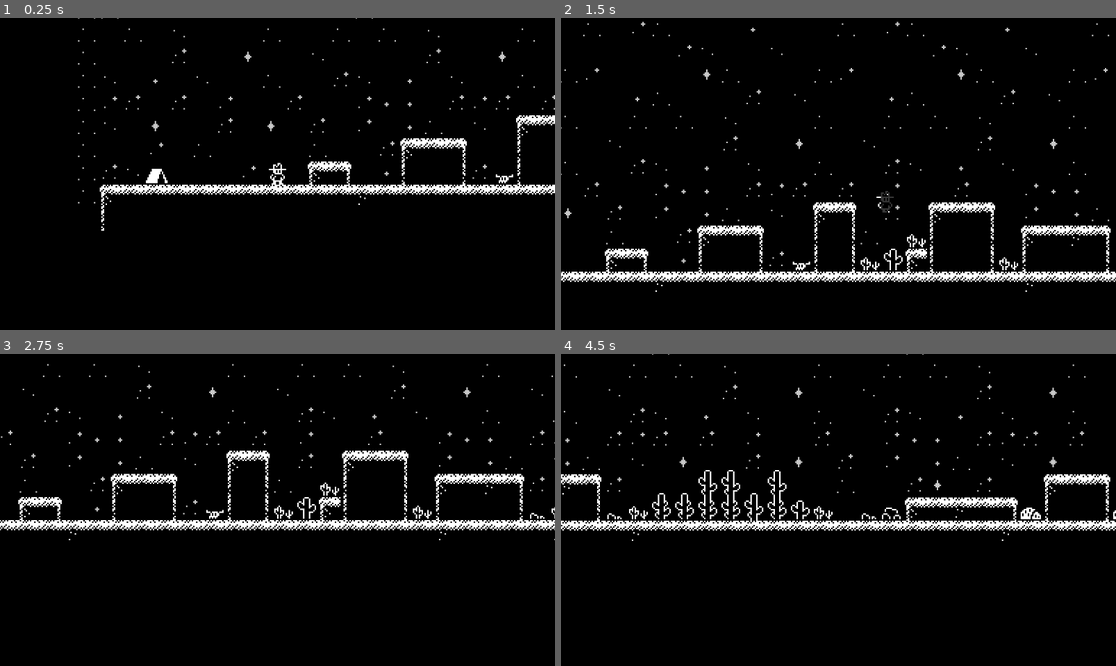
Above: before the commit, frames 1-4 (two rows, left to right).
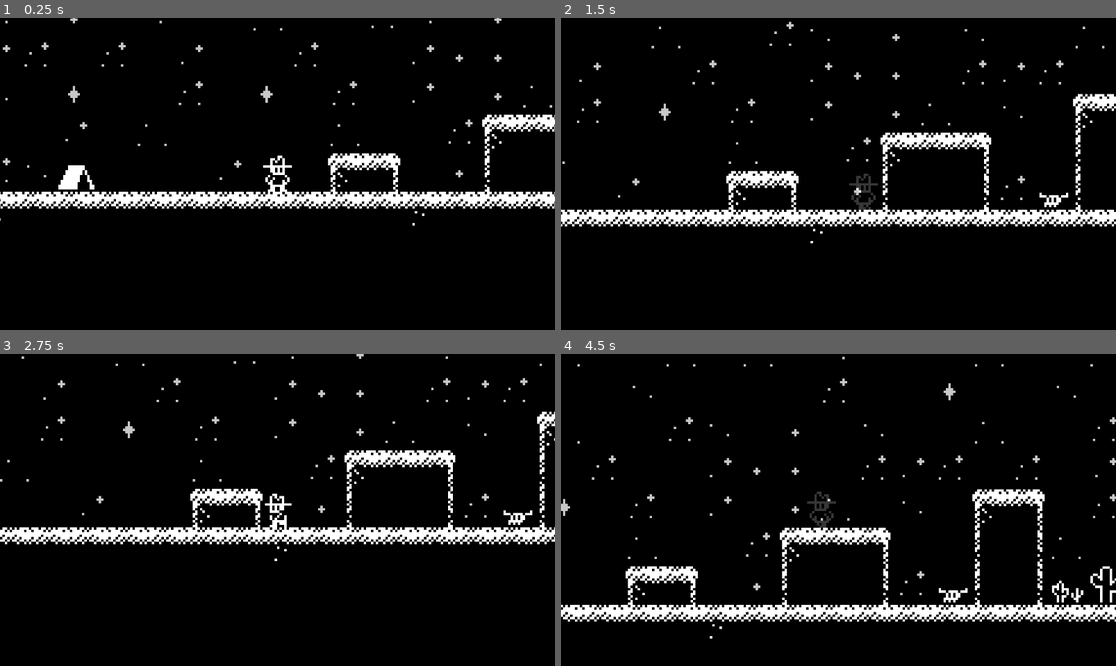
Above: after the commit, the same moments.

Repository: Tortiz-CSUF/western-noir-platformer
Game: Godot game, scene res://Sample_Scene.tscn
The game is run twice, just before and just after one commit, with the same random seed, the same clock (stepped at 60 frames per second) and the same inputs.
Inputs:
- Up to frame 1 (0.25 s): no input
- Up to frame 2 (1.5 s): hold D (move_right) from 0.53 s (still down); tap Space (jump) at 0.77 s
- Up to frame 3 (2.75 s): tap Space (jump) at 1.52 s; release D (move_right) at 2.03 s; hold A (move_left) from 2.03 s (still down)
- Up to frame 4 (4.5 s): release A (move_left) at 2.78 s; hold D (move_right) 2.78-4.28 s; tap Space (jump) at 3.02, 3.77 s; hold A (move_left) from 4.28 s (still down)

The runs differ from the first frame. In frame 1, 9.5% of the frame differs, in the area x 0-100%, y 0-69%; in frame 2, 13%; in frame 3, 12%; in frame 4, 13%, in the area x 0-100%, y 0-92%.

Commit message:
Adjustable Movement Values
Changed constant variables and hard coded camera values into exported variables that can be adjusted in the Player inspector for easier movement and camera tuning.

Diff:
--- a/Player_Movement.gd
+++ b/Player_Movement.gd
@@ -1,7 +1,12 @@
 extends CharacterBody2D
 
-const SPEED = 300.0
-const JUMP_VELOCITY = -400.0
+# Movement Variables
+@export var MOVE_SPEED = 300.0
+@export var JUMP_VELOCITY = -400.0
+
+# Camera Variables
+@export var CAMERA_ZOOM: Vector2 = Vector2(3, 3)
+@export var CAMERA_SMOOTH_SPEED: float = 8.0
 
 
 @onready var anim: AnimatedSprite2D = $AnimatedSprite2D
@@ -10,9 +15,9 @@
 func _ready() -> void:
 	# camera follow and zoom for character
 	cam.enabled = true
-	cam.zoom = Vector2(3,3)
+	cam.zoom = CAMERA_ZOOM
 	cam.position_smoothing_enabled = true
-	cam.position_smoothing_speed = 8.0
+	cam.position_smoothing_speed = CAMERA_SMOOTH_SPEED
 
 
 
@@ -28,7 +33,7 @@
 
 	# Horizontal movement
 	var dir := Input.get_axis("move_left", "move_right")
-	velocity.x = dir * SPEED
+	velocity.x = dir * MOVE_SPEED
 
 	move_and_slide()
 
--- a/Sample_Scene.tscn
+++ b/Sample_Scene.tscn
@@ -255,6 +255,9 @@
 [node name="Player" type="CharacterBody2D" parent="."]
 position = Vector2(140, 615)
 script = ExtResource("1_hukh1")
+MOVE_SPEED = 100.0
+JUMP_VELOCITY = -225.0
+CAMERA_ZOOM = Vector2(5, 5)
 
 [node name="AnimatedSprite2D" type="AnimatedSprite2D" parent="Player"]
 sprite_frames = SubResource("SpriteFrames_1rndv")
